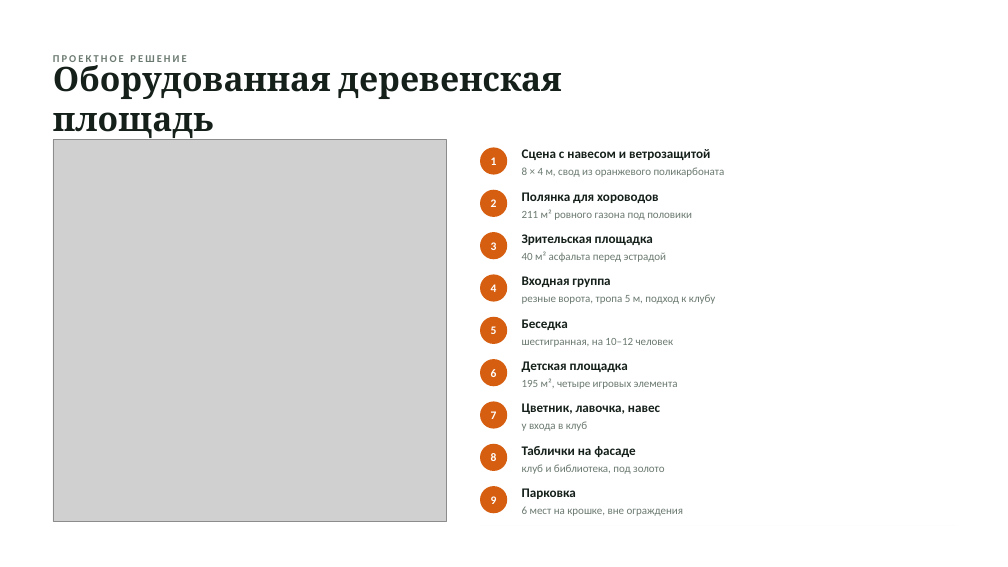
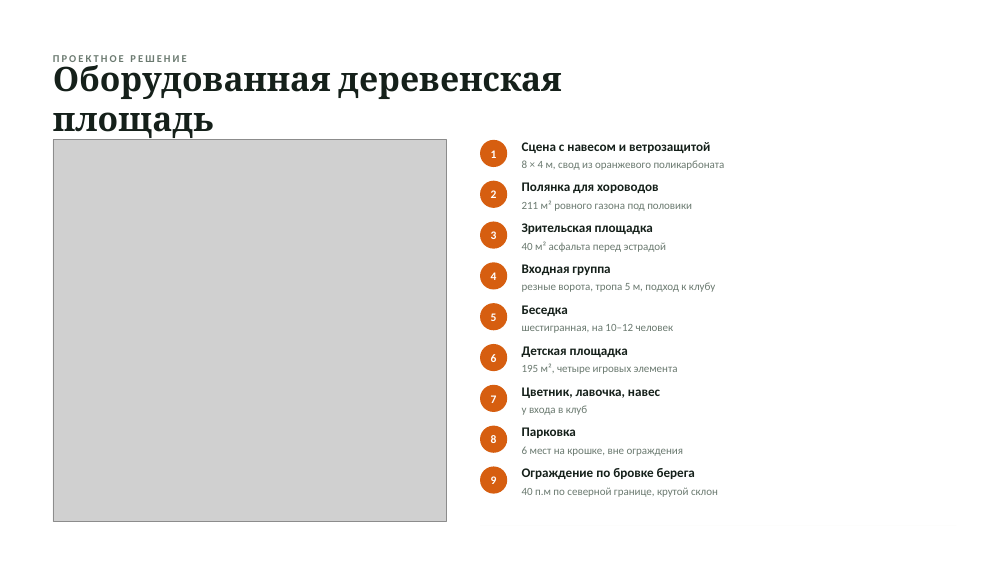
Before and after one commit to hobuchenie11-create/my-project, a slide deck: slide 4 of polyanka-prezentaciya.pptx. Drawn at 1008x567 pixels with LibreOffice and Linux fonts; fonts in the diff are those of the drawing; grey boxes stand for pictures. Boxes give left, top, right and bottom in pixels: in the first picture for what was removed or moved away, otherwise in the second. Text is boxed around its words. In the diff, an @@ line names an element or a change of style, - is before the commit and + after.

```diff
--- a/polyanka-prezentaciya.pptx
+++ b/polyanka-prezentaciya.pptx
@@ text "1": place and size @@
-text "1" at [491, 157, 497, 165]
+text "1" at [491, 150, 497, 158]
@@ ellipse: place and size @@
-ellipse at [480, 147, 507, 175]
+ellipse at [480, 140, 507, 167]
@@ 11 texts, 3 ellipses: place and size @@
-11 texts, 3 ellipses at [480, 149, 725, 304]
+11 texts, 3 ellipses at [480, 142, 725, 292]
@@ 9 texts, 3 ellipses: place and size @@
-9 texts, 3 ellipses at [480, 317, 678, 431]
+9 texts, 3 ellipses at [480, 303, 678, 415]
@@ text "Парковка": place and size @@
-text "Парковка" at [522, 488, 576, 499]
+text "Парковка" at [522, 427, 576, 438]
@@ text "6 мест на крошке, вне ...": place and size @@
-text "6 мест на крошке, вне ..." at [522, 506, 684, 516]
+text "6 мест на крошке, вне ..." at [522, 446, 684, 456]
@@ text removed at [522, 446, 635, 457] @@
-Таблички на фасаде
@@ 2 texts, 2 ellipses: place and size @@
-2 texts, 2 ellipses at [480, 444, 507, 513]
+2 texts, 2 ellipses at [480, 426, 507, 494]
@@ text removed at [522, 464, 664, 474] @@
-клуб и библиотека, под золото
@@ text added at [522, 468, 695, 479], 12.5 pt, text #15201A, bold @@
+Ограждение по бровке берега
@@ text added at [522, 487, 718, 497], 10.5 pt, text #6B7A70 @@
+40 п.м по северной границе, крутой склон
```
Also in this commit, not shown: 4 other slides changed, 3 other files.
